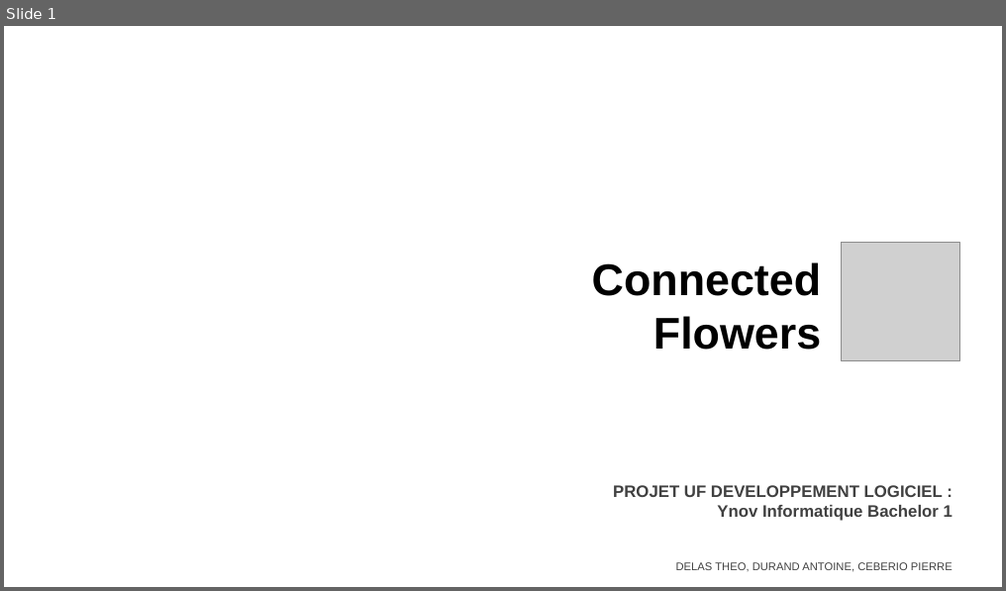
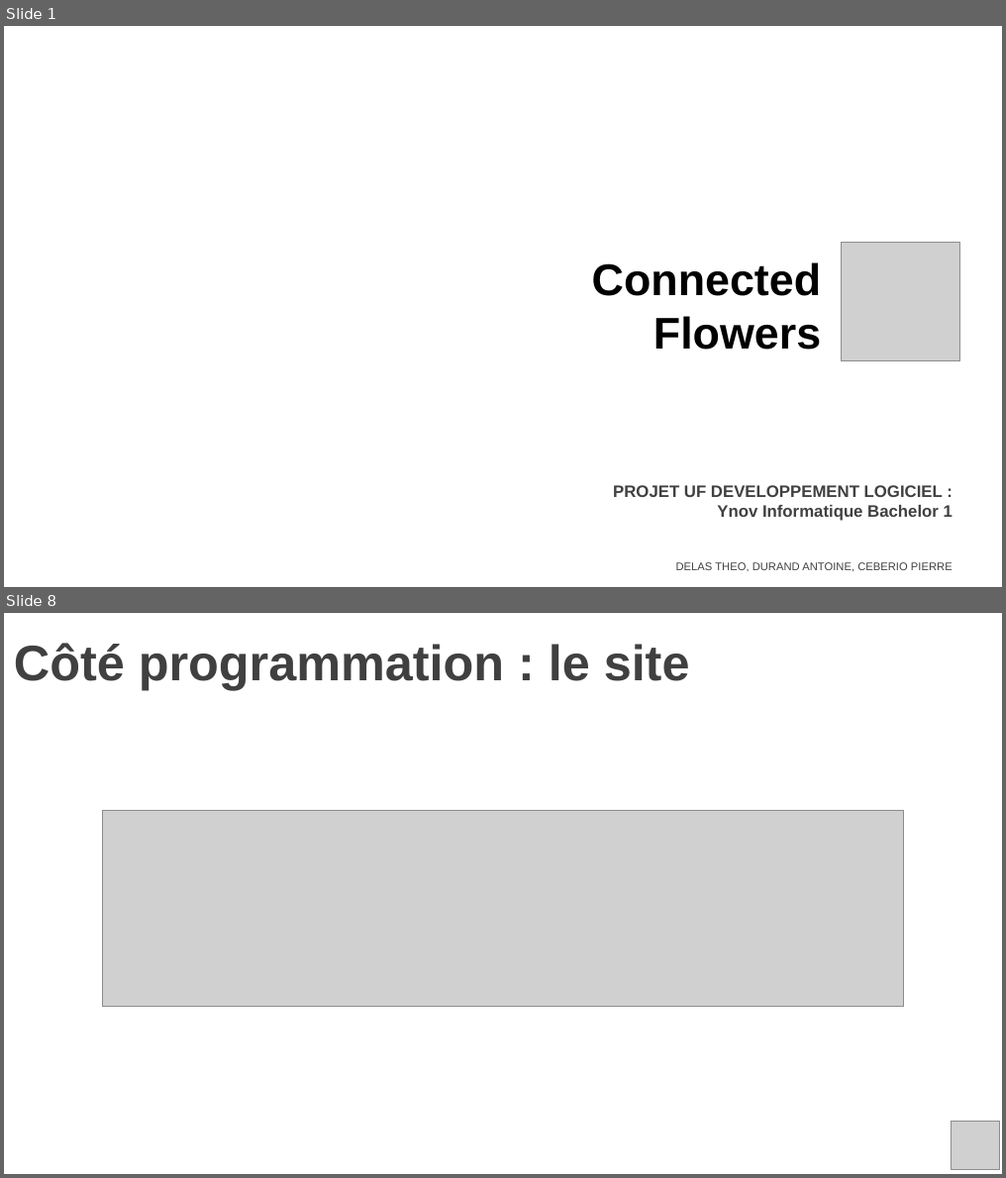
Before and after one commit to theoDELAS/Plante_Connectee, a slide deck: pres_plante_co.pptx. Shown one above the other, each under a label of ours: slide 1 before the commit, slides 1 and 8 after it; the slides between them are not shown. The pictures are 1006x591 and 1006x1178 pixels, drawn with LibreOffice and Linux fonts; fonts in the diff are those of the drawing; grey boxes stand for pictures; background and template pictures are left out. Boxes give left, top, right and bottom in pixels: in the first picture for what was removed or moved away, otherwise in the second. Text is boxed around its words. In the diff, an @@ line names an element or a change of style, - is before the commit and + after.

```diff
--- a/pres_plante_co.pptx
+++ b/pres_plante_co.pptx
@@ slide 8 added at bbox=[4, 613, 1002, 1174], background picture (left out) @@
@@ title added at bbox=[14, 643, 690, 690], 36 pt, text #404040, bold @@
+Côté programmation : le site
@@ picture added at bbox=[102, 811, 903, 1007] @@
@@ picture added at bbox=[951, 1122, 999, 1169] @@
```
Also in this commit, not shown: 2 slides changed, 7 other slides added.
